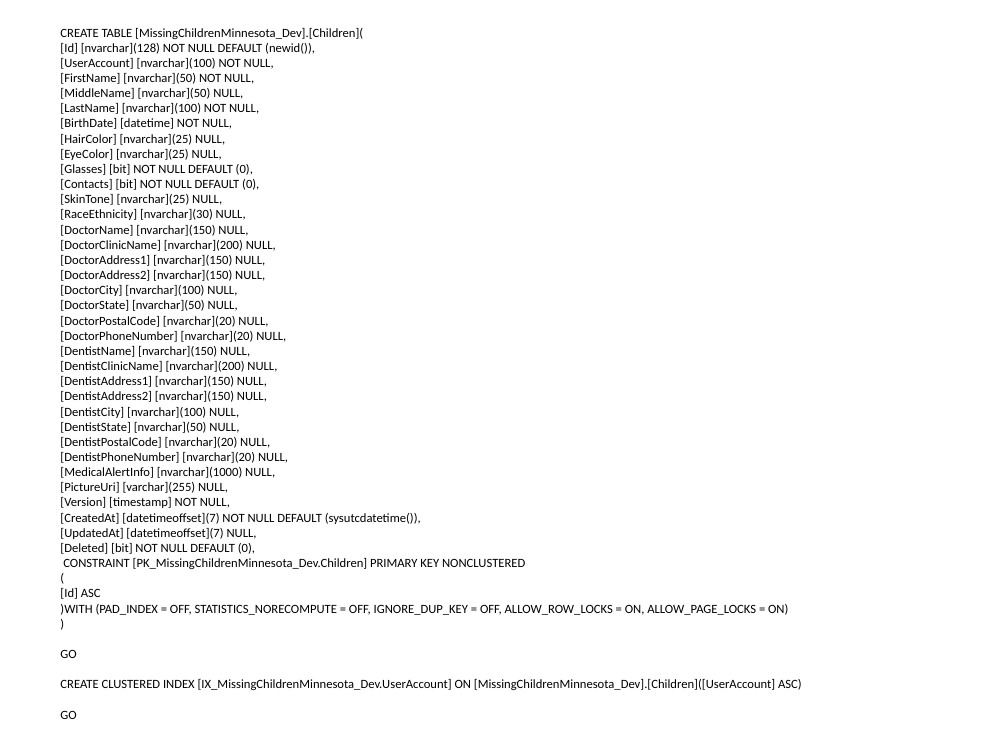
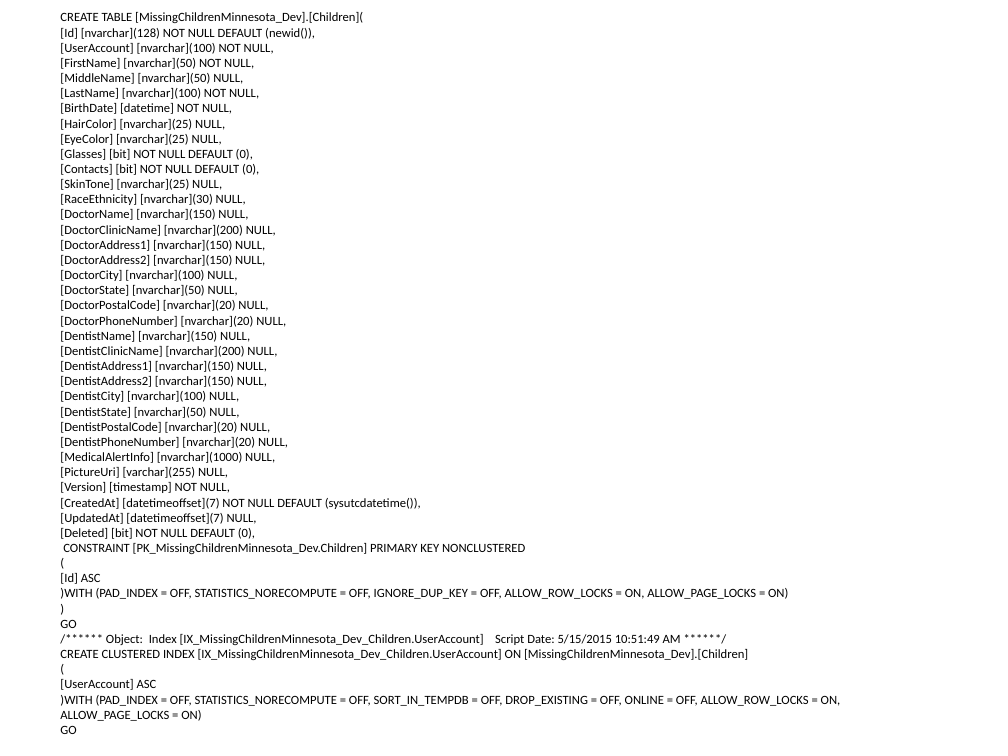
Before and after one commit to Magenic/MissingChildrenMinnesota, a slide deck: slide 9 of Docs/MCM Application Flow.pptx. Drawn at 1008x756 pixels with LibreOffice and Linux fonts; fonts in the diff are those of the drawing. Boxes give left, top, right and bottom in pixels: in the first picture for what was removed or moved away, otherwise in the second. Text is boxed around its words. In the diff, an @@ line names an element or a change of style, - is before the commit and + after.

Commit message:
changed to include the script info for IDCheckListItems, ChildCheckListItems, and StaticContents

```diff
--- a/Docs/MCM Application Flow.pptx
+++ b/Docs/MCM Application Flow.pptx
@@ title at (60,12,841,734): text changed @@
-CREATE TABLE [MissingChildrenMinnesota_Dev].[Children](
-[Id] [nvarchar](128) NOT NULL DEFAULT (newid()),
-[UserAccount] [nvarchar](100) NOT NULL,
-[FirstName] [nvarchar](50) NOT NULL,
-[MiddleName] [nvarchar](50) NULL,
-[LastName] [nvarchar](100) NOT NULL,
-[BirthDate] [datetime] NOT NULL,
-[HairColor] [nvarchar](25) NULL,
-[EyeColor] [nvarchar](25) NULL,
-[Glasses] [bit] NOT NULL DEFAULT (0),
-[Contacts] [bit] NOT NULL DEFAULT (0),
-[SkinTone] [nvarchar](25) NULL,
-[RaceEthnicity] [nvarchar](30) NULL,
-[DoctorName] [nvarchar](150) NULL,
-[DoctorClinicName] [nvarchar](200) NULL,
-[DoctorAddress1] [nvarchar](150) NULL,
-[DoctorAddress2] [nvarchar](150) NULL,
-[DoctorCity] [nvarchar](100) NULL,
-[DoctorState] [nvarchar](50) NULL,
-[DoctorPostalCode] [nvarchar](20) NULL,
-[DoctorPhoneNumber] [nvarchar](20) NULL,
-[DentistName] [nvarchar](150) NULL,
-[DentistClinicName] [nvarchar](200) NULL,
-[DentistAddress1] [nvarchar](150) NULL,
-[DentistAddress2] [nvarchar](150) NULL,
-[DentistCity] [nvarchar](100) NULL,
-[DentistState] [nvarchar](50) NULL,
-[DentistPostalCode] [nvarchar](20) NULL,
-[DentistPhoneNumber] [nvarchar](20) NULL,
-[MedicalAlertInfo] [nvarchar](1000) NULL,
-[PictureUri] [varchar](255) NULL,
-[Version] [timestamp] NOT NULL,
-[CreatedAt] [datetimeoffset](7) NOT NULL DEFAULT (sysutcdatetime()),
-[UpdatedAt] [datetimeoffset](7) NULL,
-[Deleted] [bit] NOT NULL DEFAULT (0),
-CONSTRAINT [PK_MissingChildrenMinnesota_Dev.Children] PRIMARY KEY NONCLUSTERED
-(
-[Id] ASC
-)WITH (PAD_INDEX = OFF, STATISTICS_NORECOMPUTE = OFF, IGNORE_DUP_KEY = OFF, ALLOW_ROW_LOCKS = ON, ALLOW_PAGE_LOCKS = ON)
-)
-GO
-CREATE CLUSTERED INDEX [IX_MissingChildrenMinnesota_Dev.UserAccount] ON [MissingChildrenMinnesota_Dev].[Children]([UserAccount] ASC)
-GO
+CREATE TABLE [MissingChildrenMinnesota_Dev].[Children](
+[Id] [nvarchar](128) NOT NULL DEFAULT (newid()),
+[UserAccount] [nvarchar](100) NOT NULL,
+[FirstName] [nvarchar](50) NOT NULL,
+[MiddleName] [nvarchar](50) NULL,
+[LastName] [nvarchar](100) NOT NULL,
+[BirthDate] [datetime] NOT NULL,
+[HairColor] [nvarchar](25) NULL,
+[EyeColor] [nvarchar](25) NULL,
+[Glasses] [bit] NOT NULL DEFAULT (0),
+[Contacts] [bit] NOT NULL DEFAULT (0),
+[SkinTone] [nvarchar](25) NULL,
+[RaceEthnicity] [nvarchar](30) NULL,
+[DoctorName] [nvarchar](150) NULL,
+[DoctorClinicName] [nvarchar](200) NULL,
+[DoctorAddress1] [nvarchar](150) NULL,
+[DoctorAddress2] [nvarchar](150) NULL,
+[DoctorCity] [nvarchar](100) NULL,
+[DoctorState] [nvarchar](50) NULL,
+[DoctorPostalCode] [nvarchar](20) NULL,
+[DoctorPhoneNumber] [nvarchar](20) NULL,
+[DentistName] [nvarchar](150) NULL,
+[DentistClinicName] [nvarchar](200) NULL,
+[DentistAddress1] [nvarchar](150) NULL,
+[DentistAddress2] [nvarchar](150) NULL,
+[DentistCity] [nvarchar](100) NULL,
+[DentistState] [nvarchar](50) NULL,
+[DentistPostalCode] [nvarchar](20) NULL,
+[DentistPhoneNumber] [nvarchar](20) NULL,
+[MedicalAlertInfo] [nvarchar](1000) NULL,
+[PictureUri] [varchar](255) NULL,
+[Version] [timestamp] NOT NULL,
+[CreatedAt] [datetimeoffset](7) NOT NULL DEFAULT (sysutcdatetime()),
+[UpdatedAt] [datetimeoffset](7) NULL,
+[Deleted] [bit] NOT NULL DEFAULT (0),
+CONSTRAINT [PK_MissingChildrenMinnesota_Dev.Children] PRIMARY KEY NONCLUSTERED
+(
+[Id] ASC
+)WITH (PAD_INDEX = OFF, STATISTICS_NORECOMPUTE = OFF, IGNORE_DUP_KEY = OFF, ALLOW_ROW_LOCKS = ON, ALLOW_PAGE_LOCKS = ON)
+)
+GO
+/****** Object: Index [IX_MissingChildrenMinnesota_Dev_Children.UserAccount] Script Date: 5/15/2015 10:51:49 AM ******/
+CREATE CLUSTERED INDEX [IX_MissingChildrenMinnesota_Dev_Children.UserAccount] ON [MissingChildrenMinnesota_Dev].[Children]
+(
+[UserAccount] ASC
+)WITH (PAD_INDEX = OFF, STATISTICS_NORECOMPUTE = OFF, SORT_IN_TEMPDB = OFF, DROP_EXISTING = OFF, ONLINE = OFF, ALLOW_ROW_LOCKS = ON, ALLOW_PAGE_LOCKS = ON)
+GO
```
Also in this commit, not shown: 3 other slides changed, 4 slides added.
